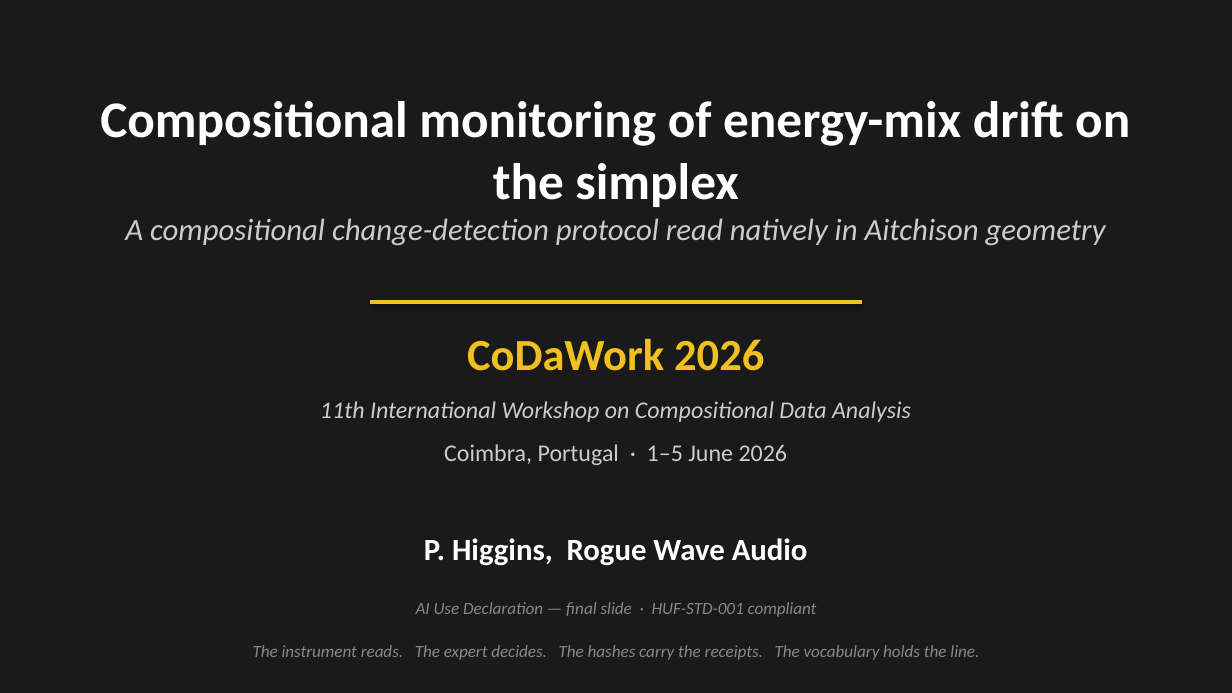
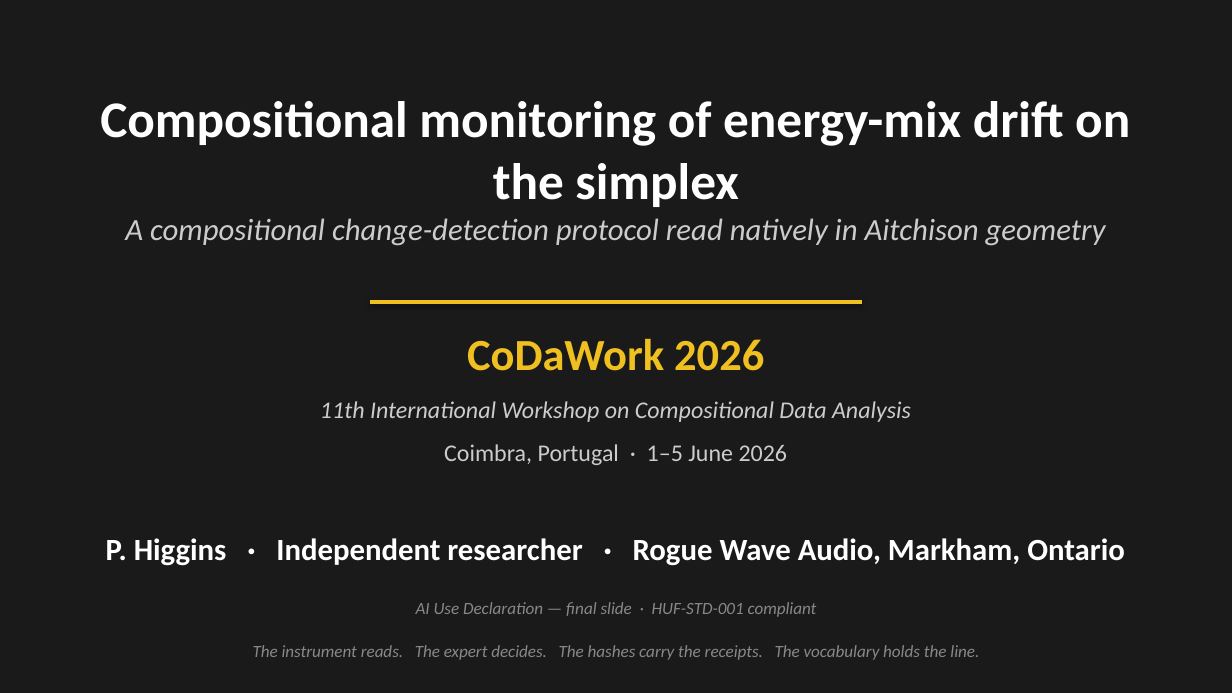
Before and after one commit to PeterHiggins19/higgins-decomposition, a slide deck: slide 1 of CODA-Association/CODAwork2026/CodaWork2026_Talk_2026-05-13.pptx. Drawn at 1232x693 pixels with LibreOffice and Linux fonts; fonts in the diff are those of the drawing. Boxes give left, top, right and bottom in pixels: in the first picture for what was removed or moved away, otherwise in the second. Text is boxed around its words. In the diff, an @@ line names an element or a change of style, - is before the commit and + after.

```diff
--- a/CODA-Association/CODAwork2026/CodaWork2026_Talk_2026-05-13.pptx
+++ b/CODA-Association/CODAwork2026/CodaWork2026_Talk_2026-05-13.pptx
@@ text at bbox=[106, 538, 1125, 566]: text changed @@
-P. Higgins, Rogue Wave Audio
+P. Higgins · Independent researcher · Rogue Wave Audio, Markham, Ontario
```
Also in this commit, not shown: 3 other slides changed, 18 other files.
